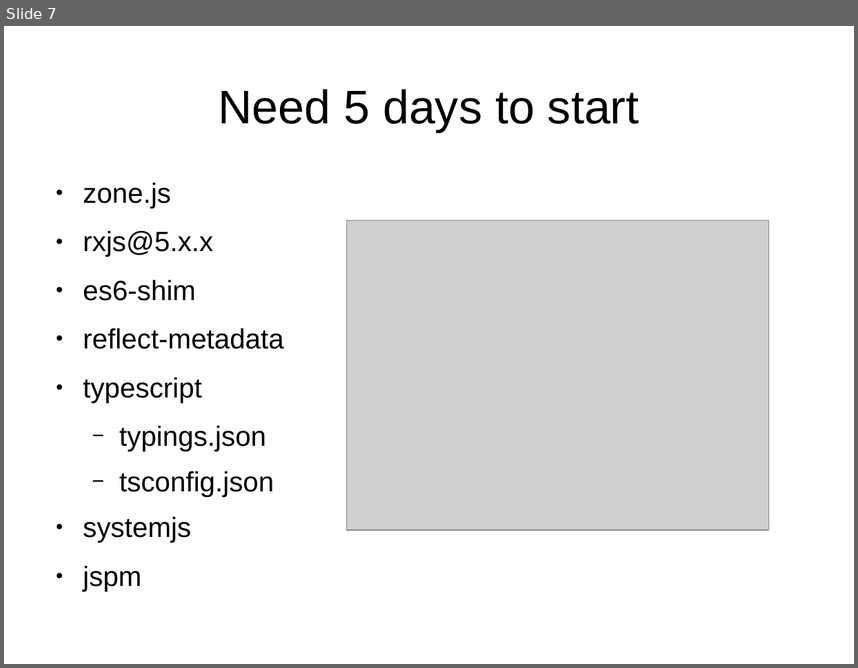
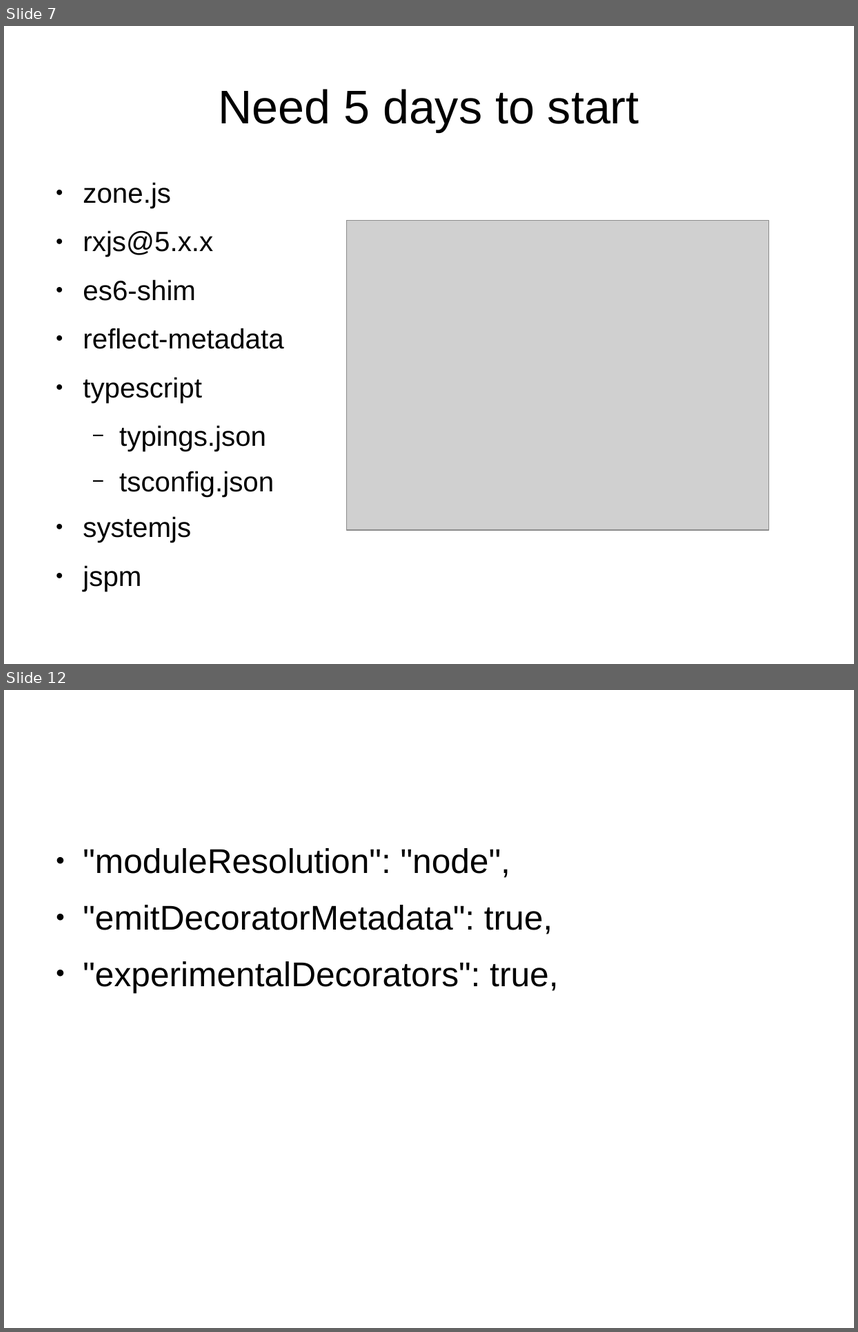
Before and after one commit to sallop/til, a slide deck: angular2の紹介.odp. Shown one above the other, each under a label of ours: slide 7 before the commit, slides 7 and 12 after it; the slides between them are not shown. The pictures are 858x668 and 858x1332 pixels, drawn with LibreOffice and Linux fonts; fonts in the diff are those of the drawing; grey boxes stand for pictures. Boxes give left, top, right and bottom in pixels: in the first picture for what was removed or moved away, otherwise in the second. Text is boxed around its words. In the diff, an @@ line names an element or a change of style, - is before the commit and + after.

Commit message:
"moduleResolution":"node"

```diff
--- a/angular2の紹介.odp
+++ b/angular2の紹介.odp
@@ slide 12 added at <box>4,690,854,1328</box>, background #FFFFFF @@
@@ text added at <box>83,848,558,992</box>, 32 pt, text #000000 @@
+● "moduleResolution": "node",
+● "emitDecoratorMetadata": true,
+● "experimentalDecorators": true,
```
Also in this commit, not shown: 4 slides changed, 2 other slides added.
